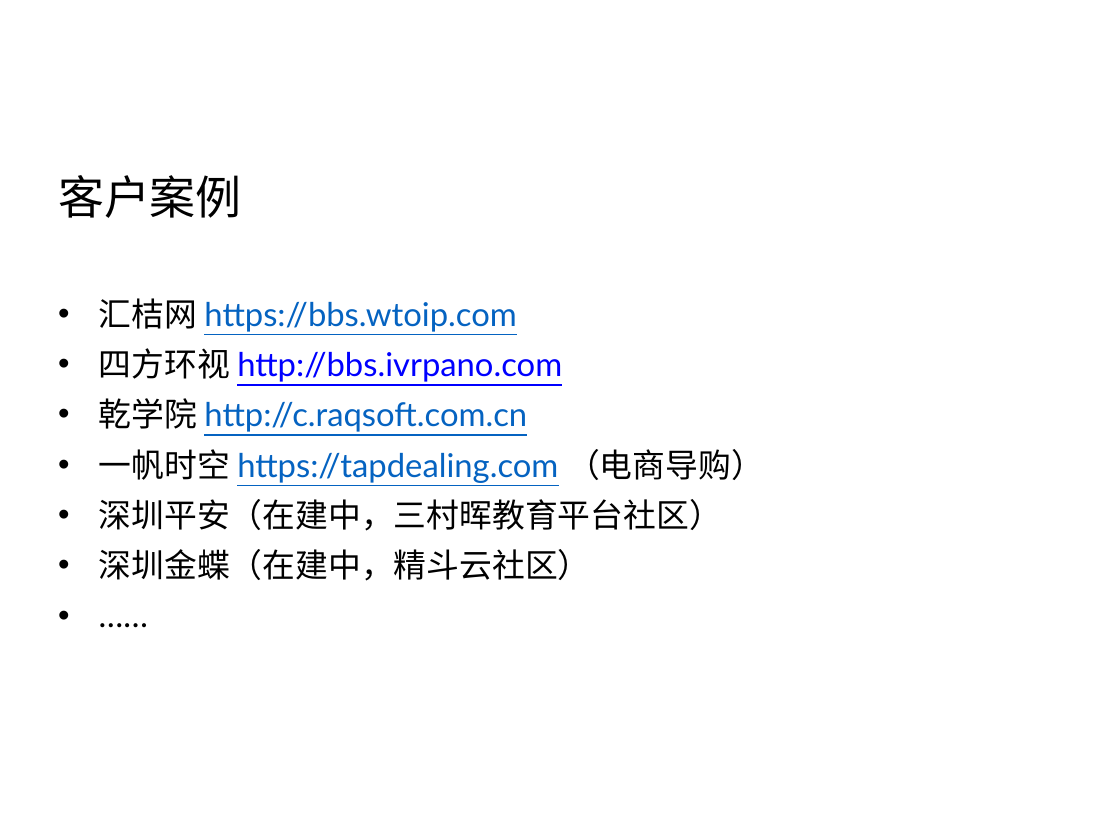
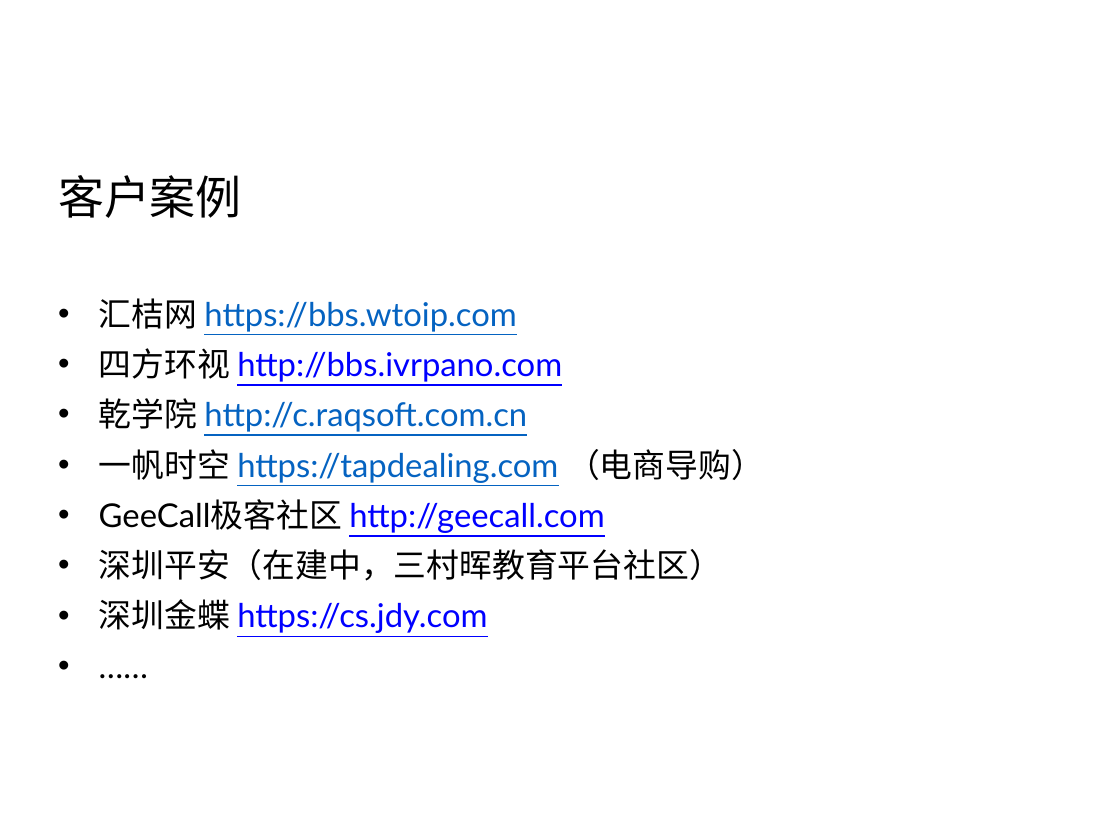
Before and after one commit to Vanessa219/b3log-index, a slide deck: slide 4 of src/main/webapp/sym/syme-intro.pptx. Drawn at 1120x840 pixels with LibreOffice and Linux fonts; fonts in the diff are those of the drawing; background and template pictures are left out. Boxes give left, top, right and bottom in pixels: in the first picture for what was removed or moved away, otherwise in the second. Text is boxed around its words. In the diff, an @@ line names an element or a change of style, - is before the commit and + after.

Commit message:
:memo: 更新案例

```diff
--- a/src/main/webapp/sym/syme-intro.pptx
+++ b/src/main/webapp/sym/syme-intro.pptx
@@ text at (x1=99, y1=499, x2=604, y2=533): paragraph added @@
+• GeeCall极客社区 http://geecall.com
@@ text at (x1=99, y1=599, x2=487, y2=633): text changed; text colour #000000 to #0000FF @@
-• 深圳金蝶（在建中，精斗云社区）
+• 深圳金蝶 https://cs.jdy.com
```
